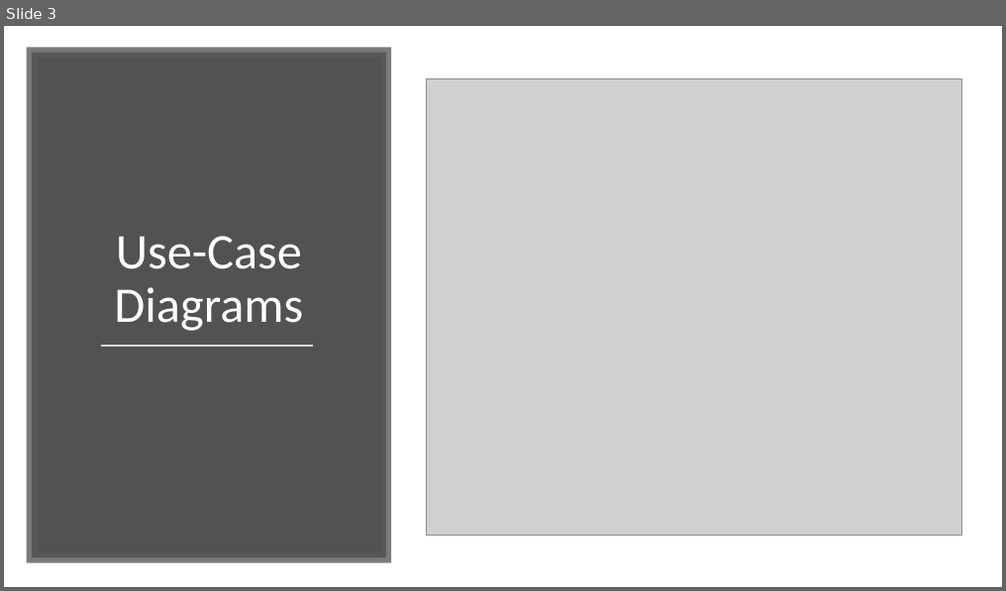
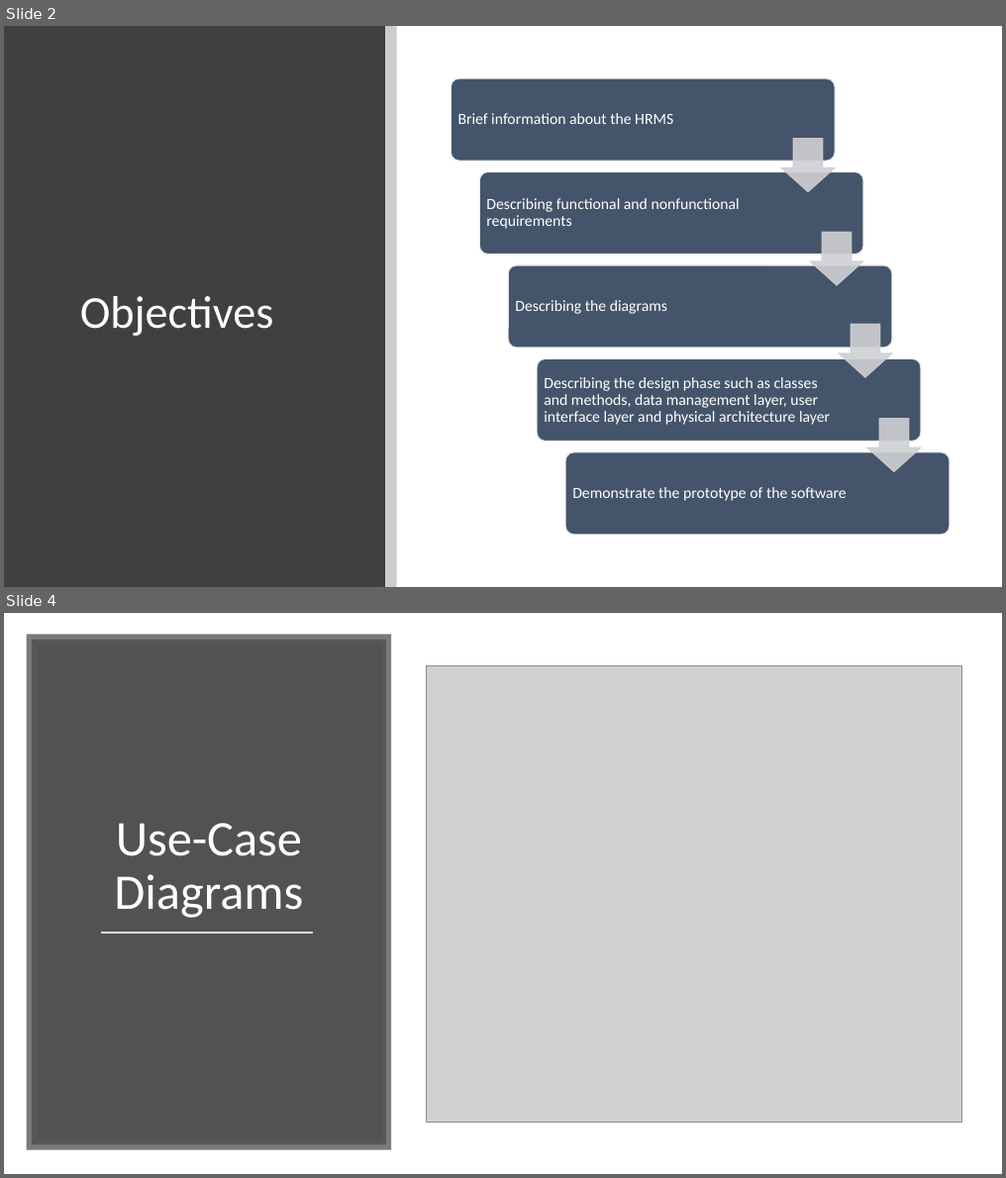
Before and after one commit to nijatmursali/ObjectOriented, a slide deck: Presentation.pptx. Shown one above the other, each under a label of ours: slide 3 before the commit, slides 2 and 4 after it; the slides between them are not shown. The pictures are 1006x591 and 1006x1178 pixels, drawn with LibreOffice and Linux fonts; fonts in the diff are those of the drawing; grey boxes stand for pictures. Boxes give left, top, right and bottom in pixels: in the first picture for what was removed or moved away, otherwise in the second. Text is boxed around its words. In the diff, an @@ line names an element or a change of style, - is before the commit and + after.

```diff
--- a/Presentation.pptx
+++ b/Presentation.pptx
@@ slide 2 added at [4, 26, 1002, 587], background #FFFFFF @@
@@ rectangle added at [4, 26, 385, 587], fill #404040 @@
@@ rectangle added at [385, 26, 397, 587], fill #000000 at 20% opacity @@
@@ title added at [80, 296, 273, 336], 44 pt, text #FFFFFF @@
+Objectives
@@ group added at [450, 78, 949, 535]: 5 rounded rectangles, 5 texts, 4 down arrows @@
+Brief information about the HRMS
+Describing functional and nonfunctional requirements
+Describing the diagrams
+Describing the design phase such as classes and methods, data management layer, user interface layer and physical architecture layer
+Demonstrate the prototype of the software
@@ what was slide 3 is now slide 4 @@
```
Also in this commit, not shown: 2 slides changed.
